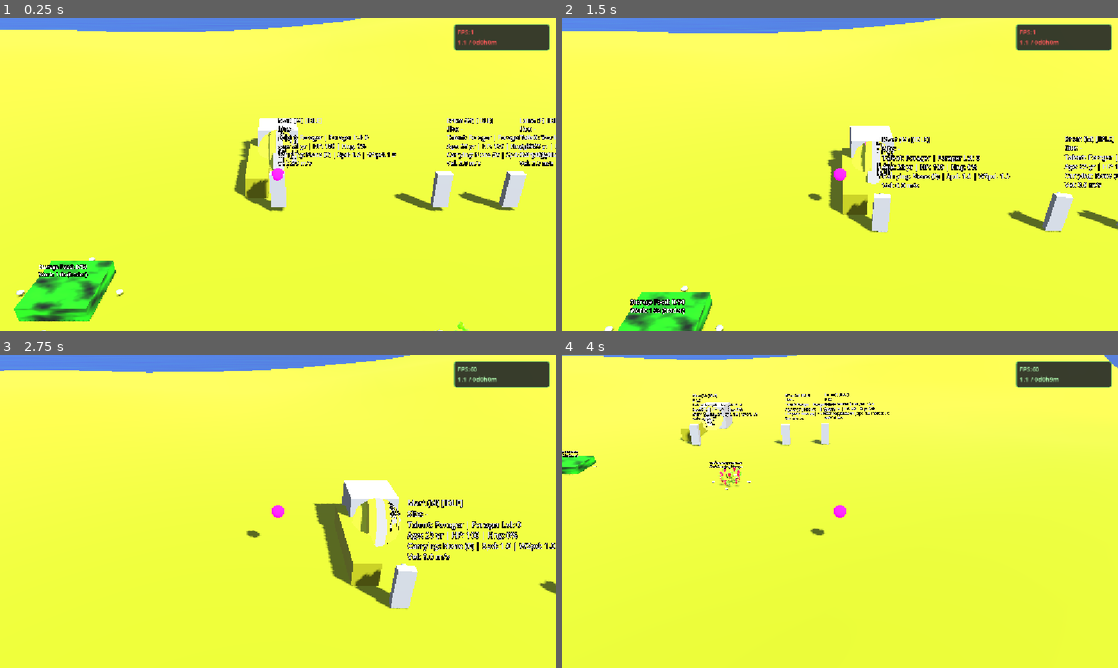
Above: before the commit, frames 1-4 (two rows, left to right).
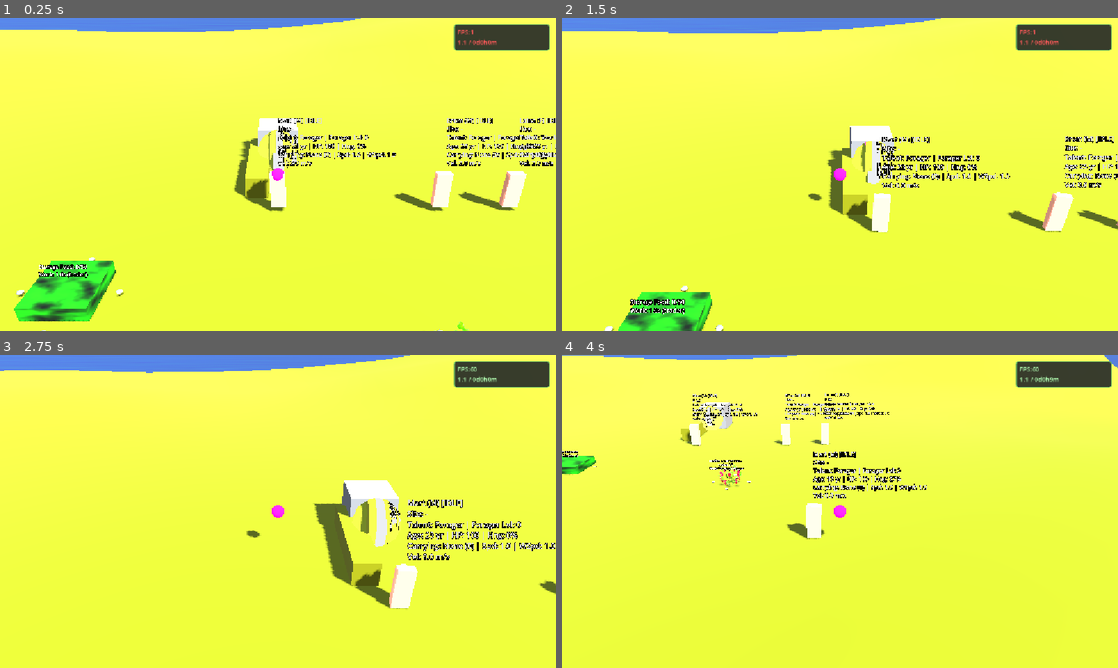
Above: after the commit, the same moments.

Repository: snowydad/Tribe
Game: Godot game, scene res://src/main/main.tscn
Two runs of this game, one before a commit and one after it. Both use one fixed random seed, a clock stepped at 60 frames per second and the inputs below. The project has no main scene, so this scene is started directly.
Inputs (mouse positions are in pixels of both pictures, inside the frame that each line leads up to):
- Up to frame 1 (0.25 s): no input
- Up to frame 2 (1.5 s): tap Enter at 0.5 s; move the mouse to (962, 158) at 0.52 s; tap 0 at 0.6 s; click (962, 158) at 0.67 s; tap Space at 1.25 s; drag from (728, 190) to (812, 237) at 1.27 s
- Up to frame 3 (2.75 s): tap Enter at 2 s; move the mouse to (333, 442) at 2.02 s; tap 2 at 2.1 s; click (333, 442) at 2.17 s
- Up to frame 4 (4 s): drag from (812, 574) to (673, 464) at 2.77 s; move the mouse to (1006, 558) at 3.52 s; tap 4 at 3.6 s; click (1006, 558) at 3.67 s

The runs differ from the first frame. In frame 1, 1.0% of the frame differs, in the area x 48-95%, y 49-61%; in frame 2, 0.7%; in frame 3, 0.5%; in frame 4, 1.6%, in the area x 22-66%, y 16-59%.

Commit message:
Char timing updated

Diff:
--- /dev/null
+++ b/assets/materials/test.tres
@@ -0,0 +1,16 @@
+[gd_resource type="StandardMaterial3D" format=3 uid="uid://d10jepq2kf0id"]
+
+[resource]
+albedo_color = Color(1, 0.69803923, 0.5686275, 1)
+roughness = 0.67
+rim_enabled = true
+rim = 0.14
+rim_tint = 0.49
+clearcoat_enabled = true
+clearcoat_roughness = 0.0
+subsurf_scatter_enabled = true
+subsurf_scatter_strength = 1.0
+subsurf_scatter_skin_mode = true
+subsurf_scatter_transmittance_depth = 0.001
+backlight_enabled = true
+backlight = Color(0.124419644, 0.068297856, 0.07203931, 1)
--- a/src/characters/CharacterData.gd
+++ b/src/characters/CharacterData.gd
@@ -1,4 +1,5 @@
 # ==============================================================================
+# ОБНОВЛЕНО: 2026-10-04 23:29 CEST — energy_drain_hunger_threshold from ini
 # НАЗНАЧЕНИЕ: Ресурс хранения персональных данных, физических статов,
 #             врождённых талантов, приобретаемых навыков и инвентаря.
 # ==============================================================================
@@ -146,7 +147,7 @@
 # ------------------------------------------------------------------------------
 # hunger += hunger_rate  (всегда)
 # energy += energy_work_rate | energy_rest_rate   (знак уже в ini)
-# energy += energy_drain_rate  если hunger > 50   (обычно отрицательный)
+# energy += energy_drain_rate  если hunger > energy_drain_hunger_threshold
 # health += health_drain_rate  если energy < thr ИЛИ hunger > thr  (один раз)
 # energy → move/work mult: get_energy_speed_mult()
 # ------------------------------------------------------------------------------
@@ -170,6 +171,7 @@
 	var energy_work_rate: float = _cfg("energy_work_rate", -0.08)
 	var energy_rest_rate: float = _cfg("energy_rest_rate", 0.04)
 	var energy_drain_rate: float = _cfg("energy_drain_rate", -0.03)
+	var energy_drain_hunger_thr: float = _cfg("energy_drain_hunger_threshold", 50.0)
 	var health_drain_rate: float = _cfg("health_drain_rate", -0.5)
 	var thr_energy: float = _cfg("health_energy_threshold", 10.0)
 	var thr_hunger: float = _cfg("health_hunger_threshold", 90.0)
@@ -183,8 +185,8 @@
 	else:
 		energy = clampf(energy + energy_rest_rate * delta, 0.0, 100.0)
 
-	# 2b) доп. при hunger > 50
-	if hunger > 50.0:
+	# 2b) доп. drain при hunger > energy_drain_hunger_threshold (ini)
+	if hunger > energy_drain_hunger_thr:
 		energy = clampf(energy + energy_drain_rate * delta, 0.0, 100.0)
 
 	# 3) health: один drain, если хотя бы одно условие
--- a/src/characters/character.tscn
+++ b/src/characters/character.tscn
@@ -1,6 +1,7 @@
 [gd_scene format=3 uid="uid://cdh370sbee1wm"]
 
 [ext_resource type="Script" uid="uid://jyrct3qoouub" path="res://src/characters/character.gd" id="1_5iv74"]
+[ext_resource type="Material" uid="uid://d10jepq2kf0id" path="res://assets/materials/test.tres" id="2_o43y5"]
 [ext_resource type="Script" uid="uid://c4b7m4fkvcvru" path="res://src/characters/Components/TaskManager.gd" id="2_rxhcr"]
 
 [sub_resource type="BoxMesh" id="BoxMesh_j07er"]
@@ -120,11 +121,13 @@
 script = ExtResource("1_5iv74")
 
 [node name="MeshInstance3D" type="MeshInstance3D" parent="." unique_id=1434398887]
-transform = Transform3D(0.9999999, 0, 0, 0, 0.9999996, 0, 0, 0, 0.9999997, 0, -0.5755106, 0.40396434)
+transform = Transform3D(0.9999999, 0, 0, 0, 0.9999996, 0, 0, 0, 0.9999997, 0, 0, 0)
+material_override = ExtResource("2_o43y5")
 mesh = SubResource("BoxMesh_j07er")
 
 [node name="Face" type="MeshInstance3D" parent="MeshInstance3D" unique_id=1902912857]
 transform = Transform3D(1.0000001, 0, 0, 0, 1.0000001, 0, 0, 0, 1, 0, 0.56193763, -0.24765149)
+material_override = ExtResource("2_o43y5")
 mesh = SubResource("SphereMesh_j07er")
 
 [node name="CollisionShape3D" type="CollisionShape3D" parent="." unique_id=1401391871]
--- a/src/environment/berries.gd
+++ b/src/environment/berries.gd
@@ -1,5 +1,6 @@
 # ==============================================================================
 # berries.gd — куст ягод как WorkSite (данные из berries.ini)
+# ОБНОВЛЕНО: 2026-10-04 21:22 CEST — life_cycles_max: после N полных сборов куст отмирает
 # ==============================================================================
 extends Node3D
 
@@ -8,6 +9,8 @@
 @export var ripening_time: float = 15.0
 @export var work_time: float = 3.0
 @export var nutrition_value: float = 25.0
+## Сколько раз можно обнулить урожай и снова созреть. 0 = бессрочно.
+@export var life_cycles_max: int = 5
 
 @export_group("Work (from ini)")
 @export var work_type: String = "foraging"
@@ -22,15 +25,28 @@
 
 var current_berries: int = 5
 var is_ripening: bool = false
+var is_dead: bool = false
+## Сколько полных циклов (урожай снят до 0) уже прожито
+var life_cycles_count: int = 0
 var _ripen_timer: float = 0.0
 var _occupied_slots: Dictionary = {}
+
 
 func _ready() -> void:
 	add_to_group("berries")
 	add_to_group("interactable")
 	add_to_group(WorkSite.GROUP)
 	_ensure_dev_label_exists()
-
+	_load_from_config()
+
+	if not is_dead and current_berries <= 0 and not is_ripening:
+		current_berries = max_berries
+
+	_update_dev_ui()
+	_update_visuals()
+
+
+func _load_from_config() -> void:
 	if ConfigLoader and ConfigLoader.has_method("get_berries_value"):
 		work_time = float(ConfigLoader.get_berries_value("work", "base_work_time", work_time))
 		work_type = str(ConfigLoader.get_berries_value("work", "work_type", work_type))
@@ -39,6 +55,7 @@
 		ripening_time = float(ConfigLoader.get_berries_value("output", "ripening_time", ripening_time))
 		resource_type = str(ConfigLoader.get_berries_value("output", "resource_type", resource_type))
 		yield_amount = int(ConfigLoader.get_berries_value("output", "yield_amount", yield_amount))
+		life_cycles_max = int(ConfigLoader.get_berries_value("output", "life_cycles_max", life_cycles_max))
 		nutrition_value = float(ConfigLoader.get_berries_value("nutrition", "nutrition_value", nutrition_value))
 	elif ConfigLoader and ConfigLoader.has_method("get_config_value"):
 		work_time = float(ConfigLoader.get_config_value("berries", "work", "base_work_time", work_time))
@@ -48,15 +65,13 @@
 		ripening_time = float(ConfigLoader.get_config_value("berries", "output", "ripening_time", ripening_time))
 		resource_type = str(ConfigLoader.get_config_value("berries", "output", "resource_type", resource_type))
 		yield_amount = int(ConfigLoader.get_config_value("berries", "output", "yield_amount", yield_amount))
+		life_cycles_max = int(ConfigLoader.get_config_value("berries", "output", "life_cycles_max", life_cycles_max))
 		nutrition_value = float(ConfigLoader.get_config_value("berries", "nutrition", "nutrition_value", nutrition_value))
 
-	if current_berries <= 0 and not is_ripening:
-		current_berries = max_berries
-
-	_update_dev_ui()
-	_update_visuals()
 
 func _process(delta: float) -> void:
+	if is_dead:
+		return
 	if is_ripening:
 		_ripen_timer += delta
 		_update_dev_ui()
@@ -66,58 +81,91 @@
 			current_berries = max_berries
 			_update_dev_ui()
 			_update_visuals()
-			print("[Berries] Crop fully ripe! All %d berries restored." % max_berries)
+			print("[Berries] Crop fully ripe! All %d berries restored (cycle %d/%d)." % [
+				max_berries, life_cycles_count, life_cycles_max
+			])
+
 
 # --- legacy API (совместимость) ---
 func has_berries() -> bool:
-	return current_berries > 0 and not is_ripening
+	return not is_dead and current_berries > 0 and not is_ripening
+
 
 func get_work_time() -> float:
 	return work_time
 
+
 func get_nutrition_value() -> float:
 	return nutrition_value
 
+
 func get_resource_type() -> String:
 	return resource_type
 
+
 func get_yield_amount() -> int:
 	return yield_amount
 
+
 func harvest_berry() -> bool:
-	if current_berries > 0 and not is_ripening:
-		current_berries -= 1
-		_update_dev_ui()
-		_update_visuals()
-		if current_berries <= 0:
-			current_berries = 0
-			is_ripening = true
-			_ripen_timer = 0.0
-			_update_dev_ui()
-			print("[Berries] All berries harvested! Starting ripening cycle...")
-		return true
-	return false
+	if is_dead or current_berries <= 0 or is_ripening:
+		return false
+	current_berries -= 1
+	_update_dev_ui()
+	_update_visuals()
+	if current_berries <= 0:
+		current_berries = 0
+		_on_crop_emptied()
+	return true
+
+
+## Урожай снят до 0: либо новый цикл созревания, либо отмирание куста
+func _on_crop_emptied() -> void:
+	life_cycles_count += 1
+	# life_cycles_max <= 0 → бесконечно
+	if life_cycles_max > 0 and life_cycles_count >= life_cycles_max:
+		_die_bush()
+		return
+	is_ripening = true
+	_ripen_timer = 0.0
+	_update_dev_ui()
+	_update_visuals()
+	print("[Berries] Harvested out — ripening cycle %d/%d..." % [life_cycles_count, life_cycles_max])
+
+
+func _die_bush() -> void:
+	is_dead = true
+	is_ripening = false
+	_ripen_timer = 0.0
+	current_berries = 0
+	_update_dev_ui()
+	_update_visuals()
+	print("[Berries] Bush died after %d life cycles (max=%d)." % [life_cycles_count, life_cycles_max])
+
 
 # --- WorkSite contract ---
 func can_accept_work(_worker: Node = null) -> bool:
 	return has_berries()
 
+
 func get_work_skill() -> String:
 	return skill
 
+
 func get_work_type() -> String:
 	return work_type
 
-## Один цикл сбора. Инвентарь worker'а меняет character по полю "give".
+
 func do_work(_worker: Node = null) -> Dictionary:
 	if not harvest_berry():
-		return {"ok": false, "reason": "not_ready"}
+		return {"ok": false, "reason": "not_ready" if not is_dead else "dead"}
 	return {
 		"ok": true,
 		"give": {"item": resource_type, "amount": yield_amount},
 		"xp_skill": skill,
 		"nutrition": nutrition_value,
 	}
+
 
 func get_free_work_point(requester: Node3D = null) -> Vector3:
 	var req_id: int = requester.get_instance_id() if requester else 0
@@ -139,9 +187,11 @@
 	var offset = Vector3(cos(angle), 0.0, sin(angle)) * 1.0
 	return global_position + offset
 
+
 func release_work_point(requester: Node3D) -> void:
 	if requester and _occupied_slots.has(requester.get_instance_id()):
 		_occupied_slots.erase(requester.get_instance_id())
+
 
 func _find_next_free_slot_index() -> int:
 	var used_slots = _occupied_slots.values()
@@ -150,27 +200,36 @@
 		candidate += 1
 	return candidate
 
+
 func _update_dev_ui() -> void:
 	if not dev_label:
 		return
-	if is_ripening:
-		var progress: float = clamp((_ripen_timer / ripening_time) * 100.0, 0.0, 100.0)
-		dev_label.text = "Berries: 0/%d\n[Ripening: %.0f%%]\nWork: %s" % [max_berries, progress, work_type]
+	var life := "∞" if life_cycles_max <= 0 else "%d/%d" % [life_cycles_count, life_cycles_max]
+	if is_dead:
+		dev_label.text = "Berries: DEAD\nCycles: %s\nWork: %s" % [life, work_type]
+	elif is_ripening:
+		var progress: float = clampf((_ripen_timer / maxf(ripening_time, 0.001)) * 100.0, 0.0, 100.0)
+		dev_label.text = "Berries: 0/%d\n[Ripening: %.0f%%]\nCycles: %s" % [max_berries, progress, life]
 	else:
-		dev_label.text = "Berries: %d/%d (Nutr: +%.0f)\nWork: %s / %s" % [current_berries, max_berries, nutrition_value, work_type, skill]
+		dev_label.text = "Berries: %d/%d (Nutr: +%.0f)\nCycles: %s\nWork: %s / %s" % [
+			current_berries, max_berries, nutrition_value, life, work_type, skill
+		]
+
 
 func _ensure_dev_label_exists() -> void:
 	if not dev_label:
 		dev_label = get_node_or_null("DevLabel") as Label3D
-		if not dev_label:
-			dev_label = Label3D.new()
-			dev_label.name = "DevLabel"
-			dev_label.position = Vector3(0.0, 1.5, 0.0)
-			dev_label.billboard = BaseMaterial3D.BILLBOARD_ENABLED
-			dev_label.no_depth_test = true
-			dev_label.pixel_size = 0.005
-			dev_label.modulate = Color(1.0, 0.8, 0.2)
-			add_child(dev_label)
+	if not dev_label:
+		dev_label = Label3D.new()
+		dev_label.name = "DevLabel"
+		dev_label.position = Vector3(0.0, 1.5, 0.0)
+		dev_label.billboard = BaseMaterial3D.BILLBOARD_ENABLED
+		dev_label.no_depth_test = true
+		dev_label.pixel_size = 0.005
+		dev_label.modulate = Color(1.0, 0.8, 0.2)
+		add_child(dev_label)
+
 
 func _update_visuals() -> void:
+	# AnimationTree (Wind/Still) читает current_berries; мёртвый куст = 0
 	pass
--- a/src/environment/berries.tscn
+++ b/src/environment/berries.tscn
@@ -3,6 +3,9 @@
 [ext_resource type="Script" uid="uid://ugf2rtbs5ikb" path="res://src/environment/berries.gd" id="1_cyyvj"]
 [ext_resource type="PackedScene" uid="uid://u72by4xtv28g" path="res://assets/models/environment/berries.glb" id="2_jpmde"]
 
+[sub_resource type="AnimationNodeAnimation" id="AnimationNodeAnimation_454ov"]
+animation = &"Die"
+
 [sub_resource type="AnimationNodeAnimation" id="AnimationNodeAnimation_jpmde"]
 animation = &"Wind-0"
 
@@ -38,16 +41,19 @@
 "
 
 [sub_resource type="AnimationNodeStateMachineTransition" id="AnimationNodeStateMachineTransition_kqwoa"]
+xfade_time = 0.5
 advance_mode = 2
 advance_expression = "current_berries==3
 "
 
 [sub_resource type="AnimationNodeStateMachineTransition" id="AnimationNodeStateMachineTransition_emue0"]
+xfade_time = 0.5
 advance_mode = 2
 advance_expression = "current_berries==2
 "
 
 [sub_resource type="AnimationNodeStateMachineTransition" id="AnimationNodeStateMachineTransition_8e3mi"]
+xfade_time = 0.5
 advance_mode = 2
 advance_expression = "current_berries==1
 "
@@ -65,8 +71,14 @@
 advance_mode = 2
 advance_expression = "current_berries < 1"
 
+[sub_resource type="AnimationNodeStateMachineTransition" id="AnimationNodeStateMachineTransition_thn1r"]
+advance_mode = 2
+advance_expression = "life_cycles_count == 5"
+
 [sub_resource type="AnimationNodeStateMachine" id="AnimationNodeStateMachine_k2qrw"]
 allow_transition_to_self = true
+states/Die/node = SubResource("AnimationNodeAnimation_454ov")
+states/Die/position = Vector2(745, 89)
 states/Start/position = Vector2(82, 110)
 states/Wind-0/node = SubResource("AnimationNodeAnimation_jpmde")
 states/Wind-0/position = Vector2(223, 110)
@@ -80,7 +92,7 @@
 states/Wind-60/position = Vector2(439, 305)
 states/Wind-80/node = SubResource("AnimationNodeAnimation_bi6cs")
 states/Wind-80/position = Vector2(288, 305)
-transitions = ["Start", "Wind-0", SubResource("AnimationNode …(551 unchanged characters)… mationNodeStateMachineTransition_jpmde")]
+transitions = ["Start", "Wind-0", SubResource("AnimationNode …(551 unchanged characters)… mationNodeStateMachineTransition_jpmde"), "Wind-0", "Die", SubResource("AnimationNodeStateMachineTransition_thn1r")]
 graph_offset = Vector2(-81, 14)
 
 [sub_resource type="FastNoiseLite" id="FastNoiseLite_slemt"]
@@ -117,16 +129,16 @@
 
 [node name="berries" parent="." unique_id=359153156 instance=ExtResource("2_jpmde")]
 
-[node name="Berry_b_008" parent="berries/Armature/Skeleton3D" parent_id_path=PackedInt32Array(359153156, 959699049) index="1" unique_id=2113302049]
+[node name="Berry_b_008" parent="berries/Armature/Skeleton3D" parent_id_path=PackedInt32Array(359153156, 624030377) index="1" unique_id=809908572]
 transform = Transform3D(0.7863831, 7.916242e-09, 0.61773866, -1.3969839e-08, -0.99999964, 3.0733645e-08, 0.6177387, -3.2316798e-08, -0.7863831, 0.40184766, 0.47278857, -0.26709595)
 
-[node name="Berry_b_003" parent="berries/Armature/Skeleton3D" parent_id_path=PackedInt32Array(359153156, 959699049) index="2" unique_id=1066510406]
+[node name="Berry_b_003" parent="berries/Armature/Skeleton3D" parent_id_path=PackedInt32Array(359153156, 624030377) index="2" unique_id=1910107691]
 transform = Transform3D(0.3871181, -2.0023435e-08, 0.92203003, -3.7718564e-08, -0.9999998, -6.519258e-09, 0.9220299, -3.220093e-08, -0.3871182, 0.16953994, 0.806972, -0.434201)
 
-[node name="Berry_b_004" parent="berries/Armature/Skeleton3D" parent_id_path=PackedInt32Array(359153156, 959699049) index="4" unique_id=1490719975]
+[node name="Berry_b_004" parent="berries/Armature/Skeleton3D" parent_id_path=PackedInt32Array(359153156, 624030377) index="4" unique_id=850455884]
 transform = Transform3D(0.70027876, -1.9557774e-08, -0.71386915, 7.916242e-09, -0.9999996, 3.655441e-08, -0.7138691, -3.1269593e-08, -0.70027876, -0.34981287, 0.78703666, -0.2537058)
 
-[node name="Berry_b_002" parent="berries/Armature/Skeleton3D" parent_id_path=PackedInt32Array(359153156, 959699049) index="8" unique_id=1994120919]
+[node name="Berry_b_002" parent="berries/Armature/Skeleton3D" parent_id_path=PackedInt32Array(359153156, 624030377) index="8" unique_id=1525512687]
 transform = Transform3D(0.01921882, -6.984919e-08, 0.99981517, -3.3614924e-08, -0.9999998, -6.984919e-08, 0.9998151, -3.2074553e-08, -0.019218821, 0.13847834, 0.7879397, 0.43678552)
 
 [node name="AnimationTree" type="AnimationTree" parent="berries" unique_id=705346421]
--- a/src/main/main.tscn
+++ b/src/main/main.tscn
@@ -90,6 +90,9 @@
 [node name="Character3" parent="." unique_id=1157721677 instance=ExtResource("2_ab7mr")]
 transform = Transform3D(0.9987056, 0, -0.05086355, 0, 1, 0, 0.05086355, 0, 0.9987056, 9.491768, 2.620082, 9.29436)
 
+[node name="Character4" parent="." unique_id=1439994891 instance=ExtResource("2_ab7mr")]
+transform = Transform3D(0.9987056, 0, -0.05086355, 0, 1, 0, 0.05086355, 0, 0.9987056, 9.491768, 2.620082, 22.519714)
+
 [node name="DevBox" type="CSGBox3D" parent="." unique_id=1420518224]
 transform = Transform3D(1, 0, 0, 0, 1, 0, 0, 0, 1, 0, 2.1304998, 3.8581338)
 size = Vector3(2, 2, 2)
Not shown, changed: assets/config/berries.ini
Not shown, changed: assets/config/character.ini
